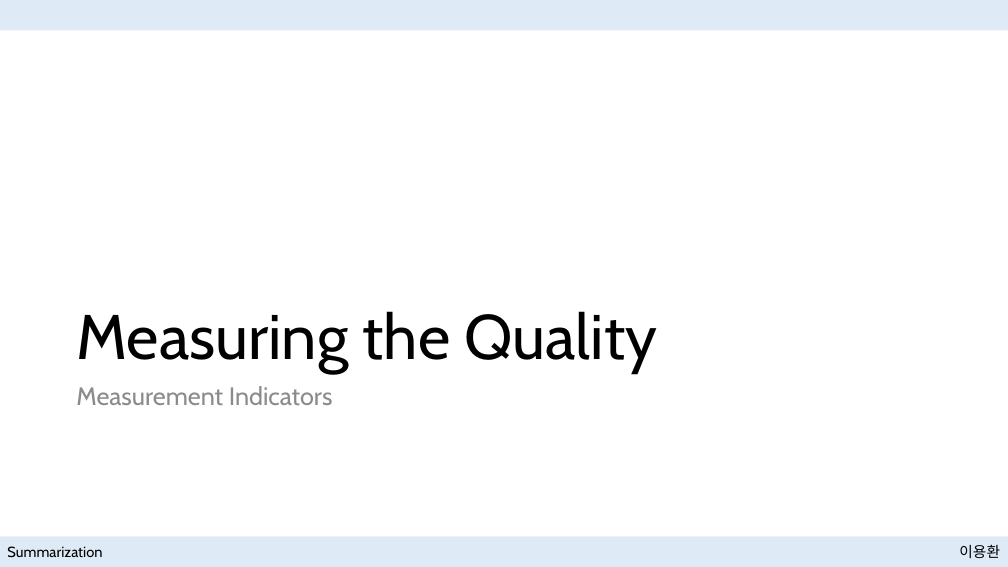
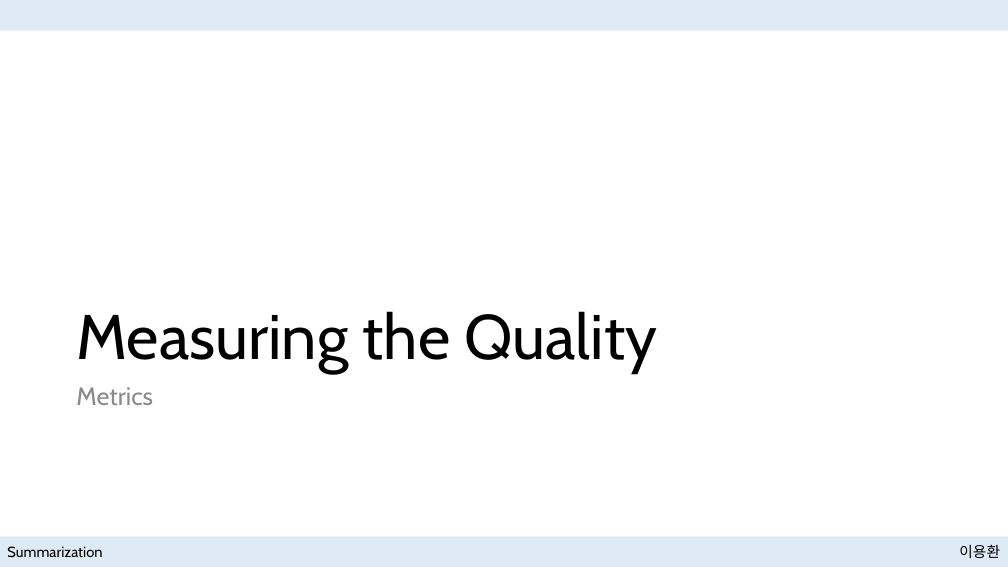
Before and after one commit to NewPlus/SeminarforNLP, a slide deck: slide 16 of Seminar/Book_Natural Language Processing with Transformers/Presentation files/Summarization with Hugging Face.pptx (slide 15 before the commit). Drawn at 1008x567 pixels with LibreOffice and Linux fonts; fonts in the diff are those of the drawing. Boxes give left, top, right and bottom in pixels: in the first picture for what was removed or moved away, otherwise in the second. Text is boxed around its words. In the diff, an @@ line names an element or a change of style, - is before the commit and + after.

```diff
--- a/Seminar/Book_Natural Language Processing with Transformers/Presentation files/Summarization with Hugging Face.pptx
+++ b/Seminar/Book_Natural Language Processing with Transformers/Presentation files/Summarization with Hugging Face.pptx
@@ text at [76, 387, 153, 405]: text changed @@
-Measurement Indicators
+Metrics
```
Also in this commit, not shown: 2 other slides changed, 44 slides added, 1 slide removed, 17 other files.
